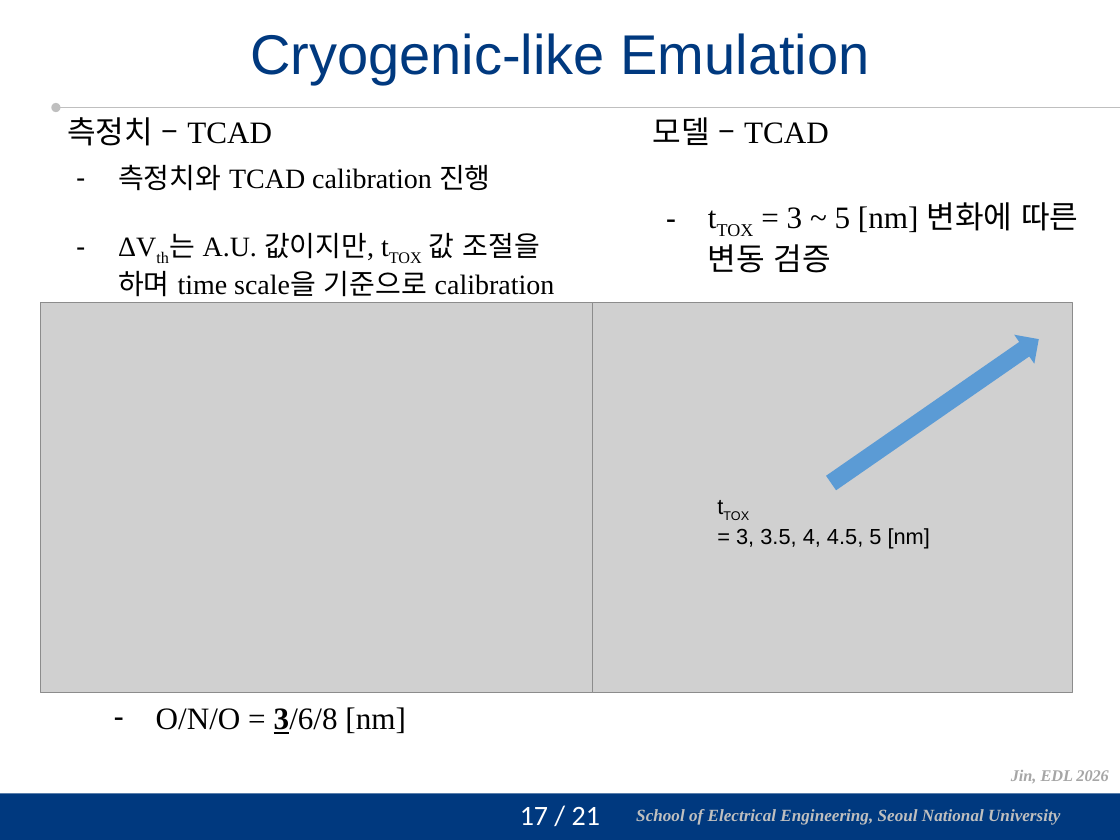
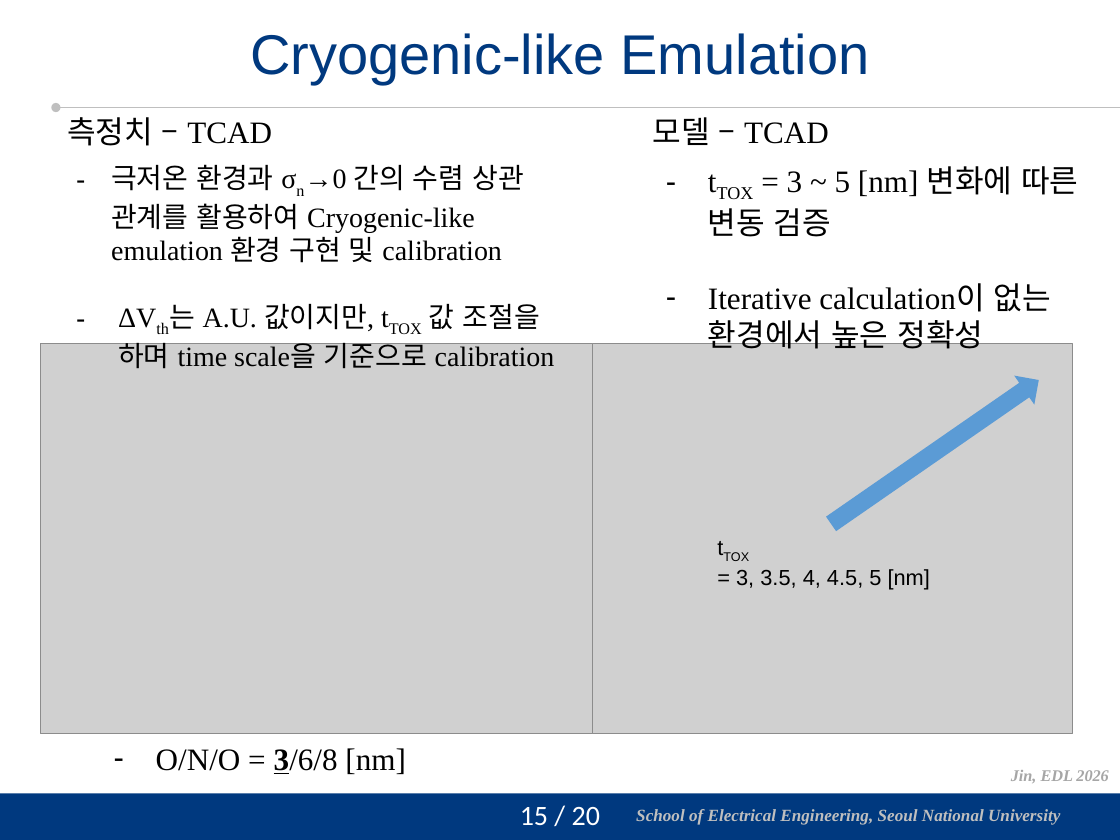
Before and after one commit to vectorcont62-dev/Graduation-SNU-MS, a slide deck: slide 16 of 진명 석사졸업 연구 정리 - 피드백 반영.pptx (slide 18 before the commit). Drawn at 1120x840 pixels with LibreOffice and Linux fonts; fonts in the diff are those of the drawing; grey boxes stand for pictures; background and template pictures are left out. Boxes give left, top, right and bottom in pixels: in the first picture for what was removed or moved away, otherwise in the second. Text is boxed around its words. In the diff, an @@ line names an element or a change of style, - is before the commit and + after.

```diff
--- a/진명 석사졸업 연구 정리 - 피드백 반영.pptx
+++ b/진명 석사졸업 연구 정리 - 피드백 반영.pptx
@@ text at (111, 164, 524, 263): text changed @@
-– 측정치와 TCAD calibration 진행
+– 극저온 환경과 σn→0 간의 수렴 상관 관계를 활용하여 Cryogenic-like emulation 환경 구현 및 calibration
@@ text "tTOX = 3 ~ 5 ...": place and size @@
-text "tTOX = 3 ~ 5 ..." at (708, 202, 1078, 273)
+text "tTOX = 3 ~ 5 ..." at (708, 166, 1078, 349)
@@ text at (708, 283, 1051, 349): paragraph added @@
+– Iterative calculation이 없는 환경에서 높은 정확성
@@ 2 texts, 2 pictures, 1 right arrow: place and size @@
-2 texts, 2 pictures, 1 right arrow at (40, 302, 1072, 734)
+2 texts, 2 pictures, 1 right arrow at (40, 344, 1072, 774)
@@ page number at (520, 807, 600, 825): text changed @@
-17 / 21
+15 / 20
```
Also in this commit, not shown: 2 other slides changed, 2 slides added, 2 slides removed, 1 other file.
